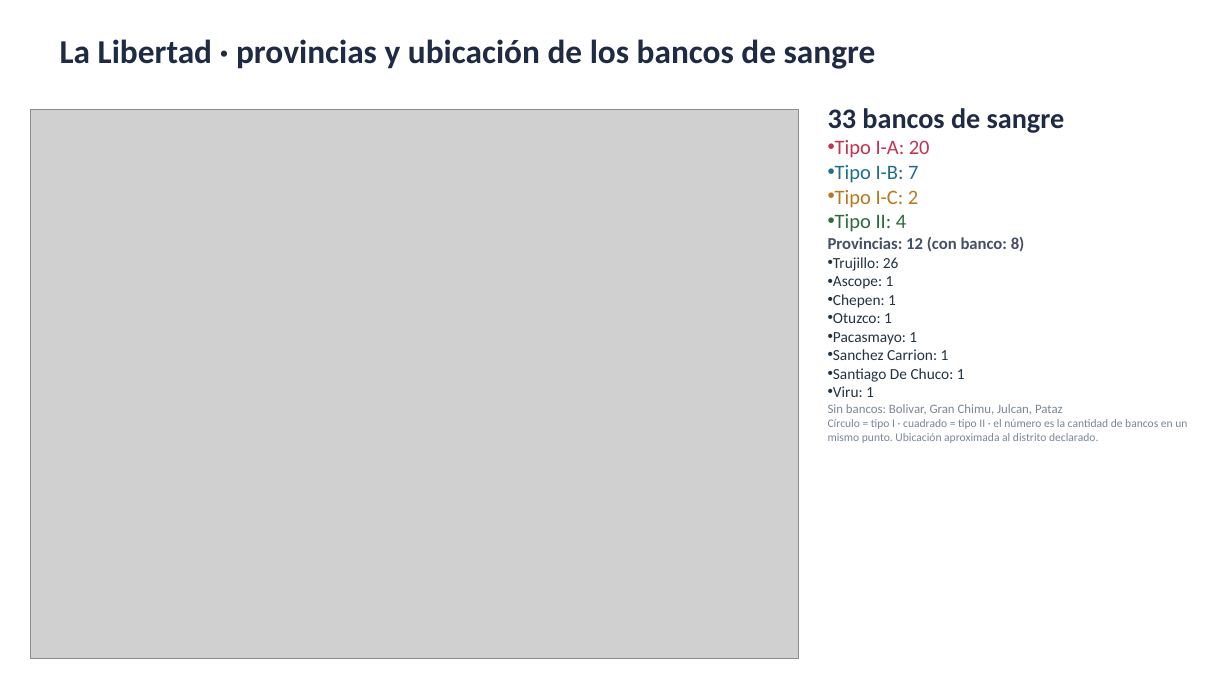
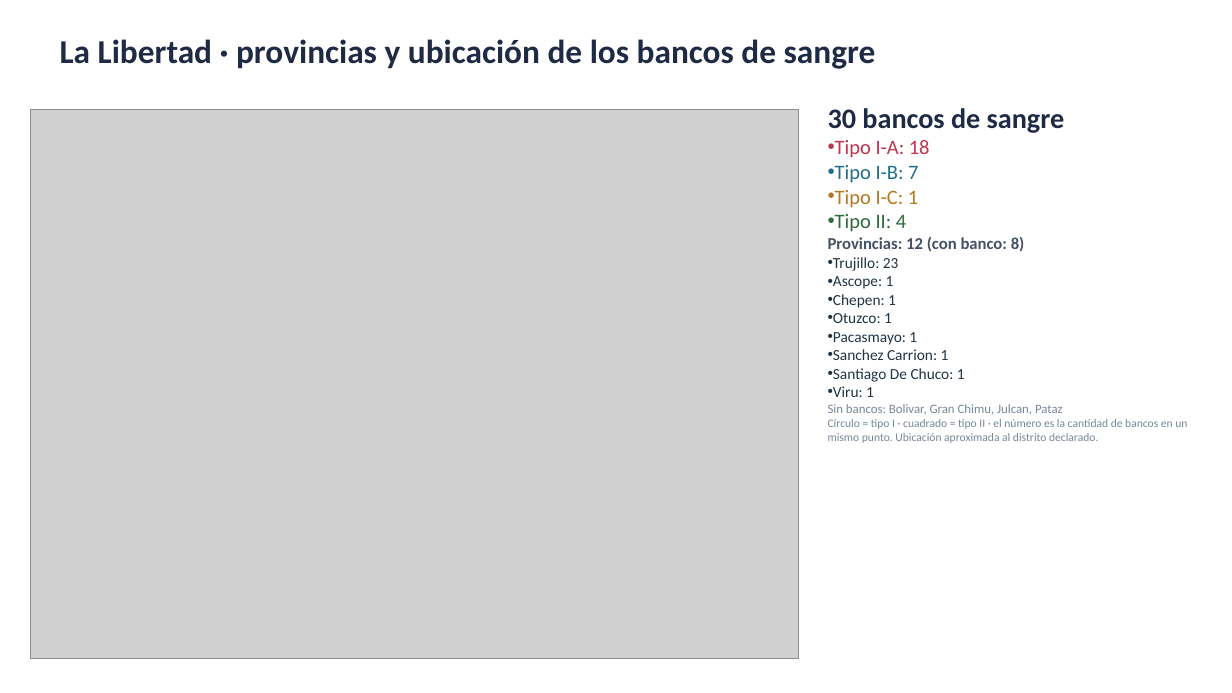
Before and after one commit to rojasarca-code/geolocalizacion-bancos-sangre-diban, a slide deck: slide 17 of datos/Bancos_de_sangre_por_region.pptx. Drawn at 1232x693 pixels with LibreOffice and Linux fonts; fonts in the diff are those of the drawing; grey boxes stand for pictures. Boxes give left, top, right and bottom in pixels: in the first picture for what was removed or moved away, otherwise in the second. Text is boxed around its words. In the diff, an @@ line names an element or a change of style, - is before the commit and + after.

```diff
--- a/datos/Bancos_de_sangre_por_region.pptx
+++ b/datos/Bancos_de_sangre_por_region.pptx
@@ text at (x1=828, y1=108, x2=1065, y2=158): text changed @@
-33 bancos de sangre
-• Tipo I-A: 20
+30 bancos de sangre
+• Tipo I-A: 18
@@ text at (x1=835, y1=190, x2=918, y2=208): text changed @@
-• Tipo I-C: 2
+• Tipo I-C: 1
@@ text at (x1=833, y1=257, x2=899, y2=271): text changed @@
-• Trujillo: 26
+• Trujillo: 23
```
Also in this commit, not shown: 18 other slides changed.
